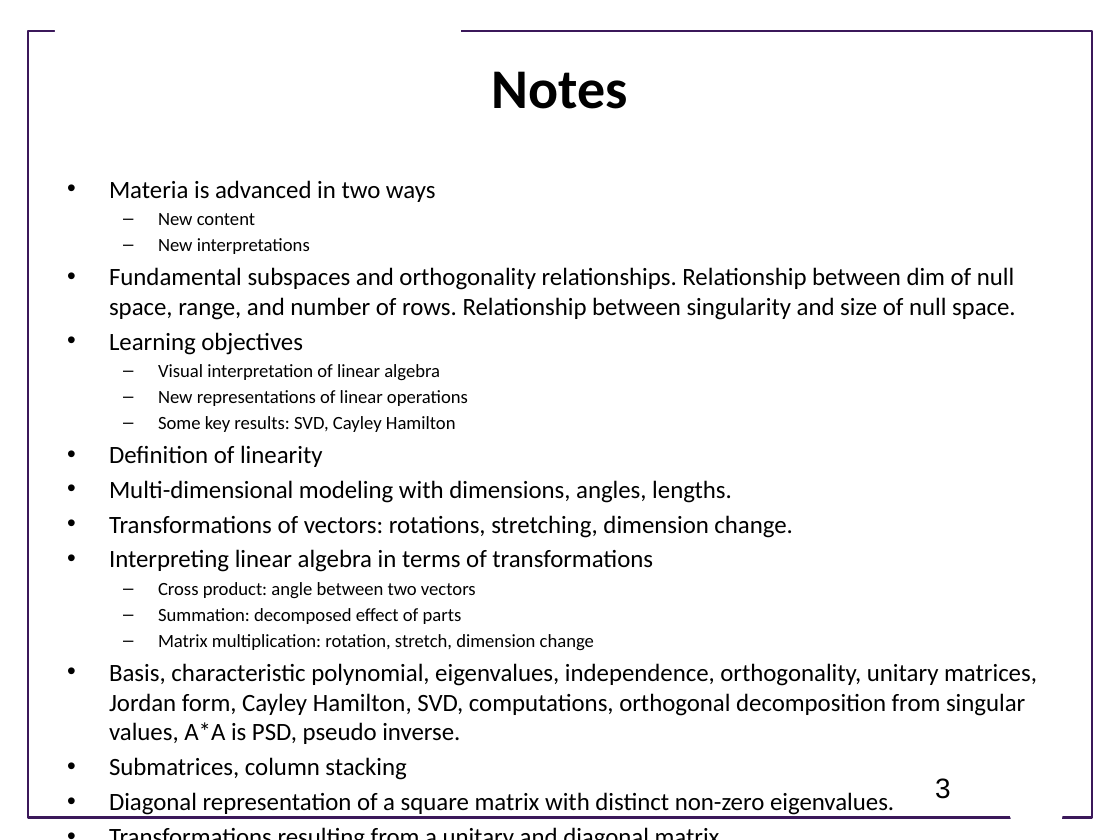
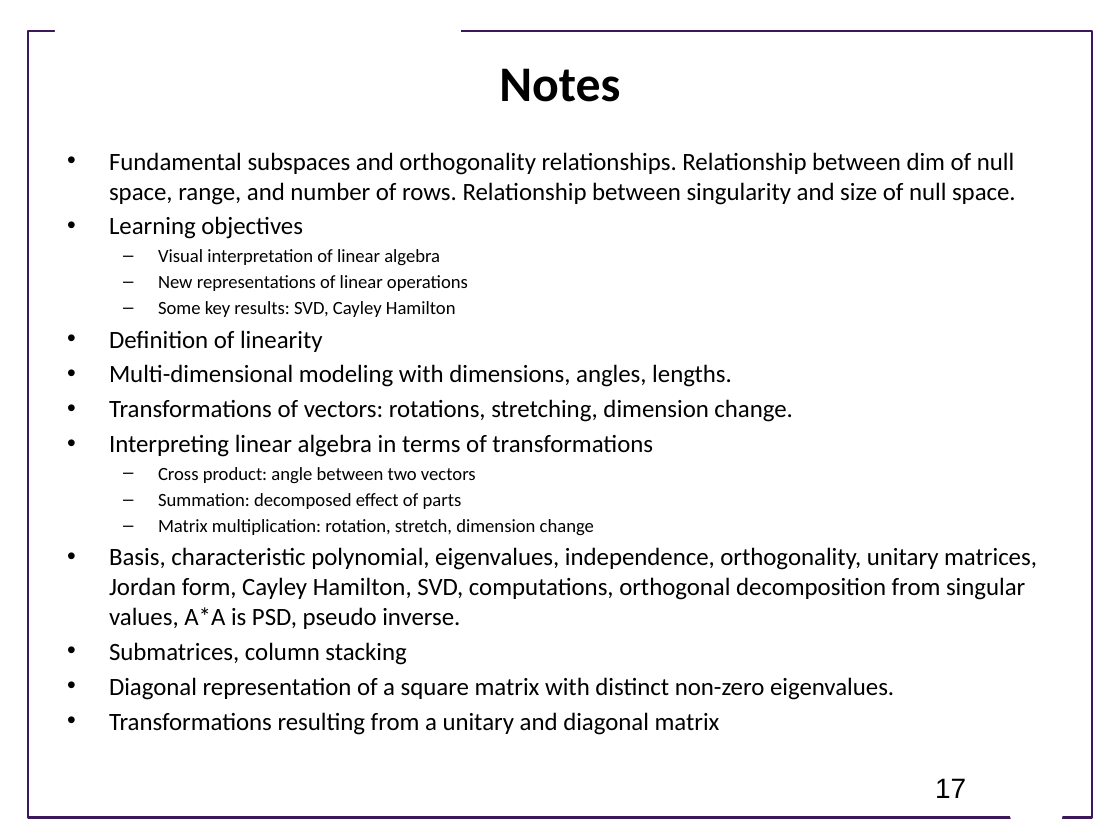
Before and after one commit to joseph-hellerstein/advanced-controls-lectures, a slide deck: slide 17 of Lecture_4-Geometric-Linear-Algebra/Geometric-Linear-Algebra.pptx (slide 3 before the commit). Drawn at 1120x840 pixels with LibreOffice and Linux fonts; fonts in the diff are those of the drawing; background and template pictures are left out. Boxes give left, top, right and bottom in pixels: in the first picture for what was removed or moved away, otherwise in the second. Text is boxed around its words. In the diff, an @@ line names an element or a change of style, - is before the commit and + after.

Commit message:
Updated geometric linear algebra

```diff
--- a/Lecture_4-Geometric-Linear-Algebra/Geometric-Linear-Algebra.pptx
+++ b/Lecture_4-Geometric-Linear-Algebra/Geometric-Linear-Algebra.pptx
@@ title "Notes" at [499, 68, 620, 102]: size 36 to 32 pt @@
@@ text "Fundamental subspaces and orthogonality relationships. ...": place and size @@
-text "Fundamental subspaces and orthogonality relationships. ..." at [109, 180, 1037, 815]
+text "Fundamental subspaces and orthogonality relationships. ..." at [109, 152, 1037, 735]
@@ text at [109, 180, 436, 202]: paragraphs removed @@
-• Materia is advanced in two ways
-  – New content
-  – New interpretations
@@ page number at [935, 778, 966, 798]: text changed @@
-3
+17
```
Also in this commit, not shown: 1 other slide changed, 14 slides added, 1 slide removed.
